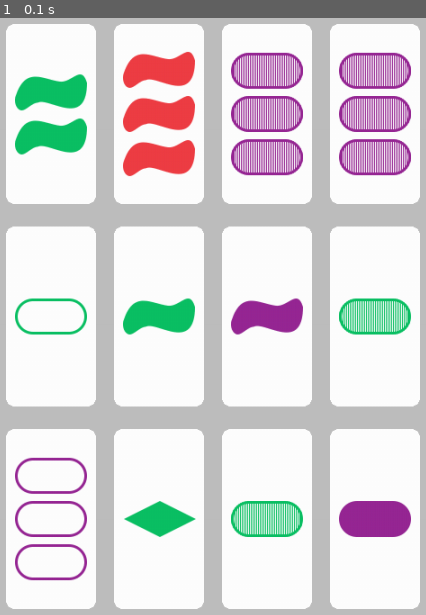
Above: before the commit, frame 1.
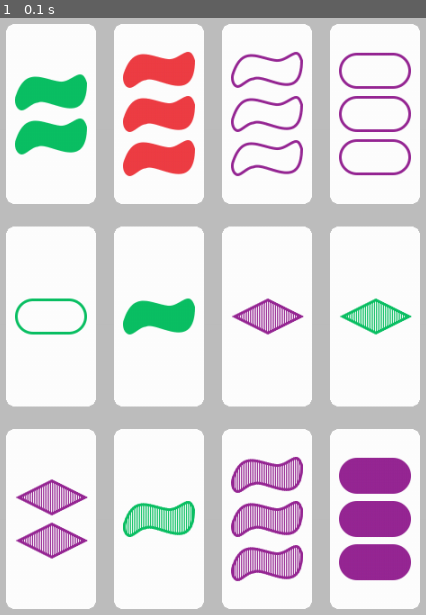
Above: after the commit, the same moment.

Repository: MifiLoiz/Sett
Game: pygame game, started from gen_first_deck.py
Two runs of this game, one before a commit and one after it. Both use one fixed random seed, a clock stepped at 60 frames per second and the inputs below.
Inputs:
- Up to frame 1 (0.1 s): no input

The runs differ from the first frame. In frame 1, 13% of the frame differs, in the area x 3-97%, y 5-95%.

Commit message:
fixed drawing without recplacement

Diff:
--- a/gen_first_deck.py
+++ b/gen_first_deck.py
@@ -19,7 +19,7 @@
 gameDisplay.fill(background_col)
 
 # Draw random deck
-random_deck_cards = random.choices(SetAlgorithms.generate_all_cards(), k=12)
+random_deck_cards = random.sample(SetAlgorithms.generate_all_cards(), k=12)
 print("random cards", random_deck_cards)
 
 ## function that turns any amount of cards into names as in kaarten
